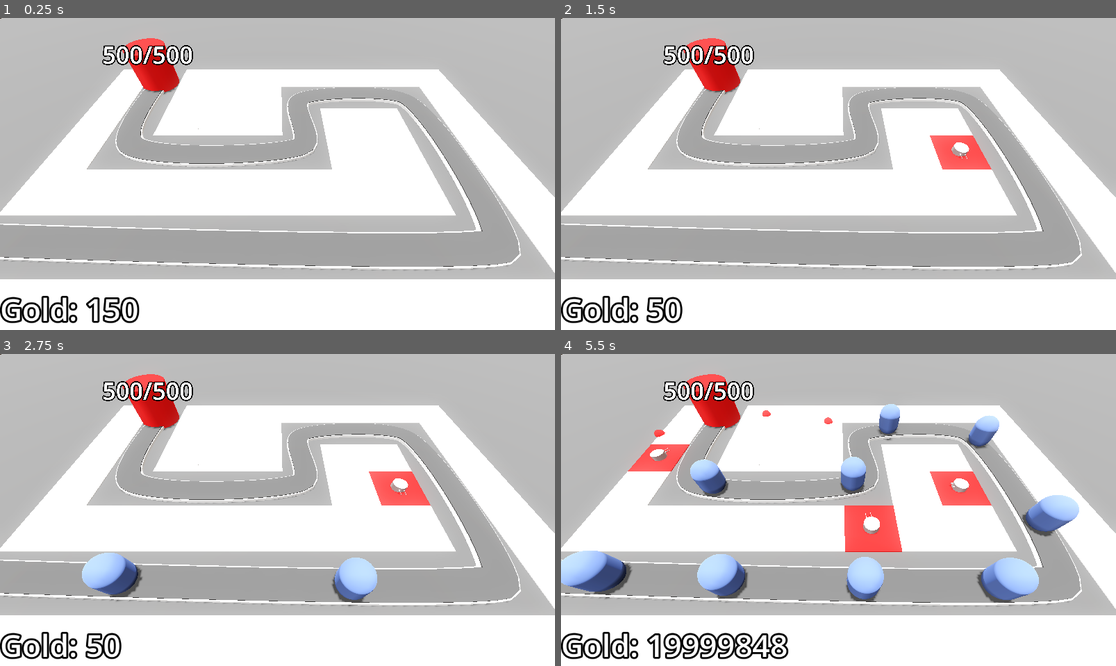
Above: before the commit, frames 1-4 (two rows, left to right).
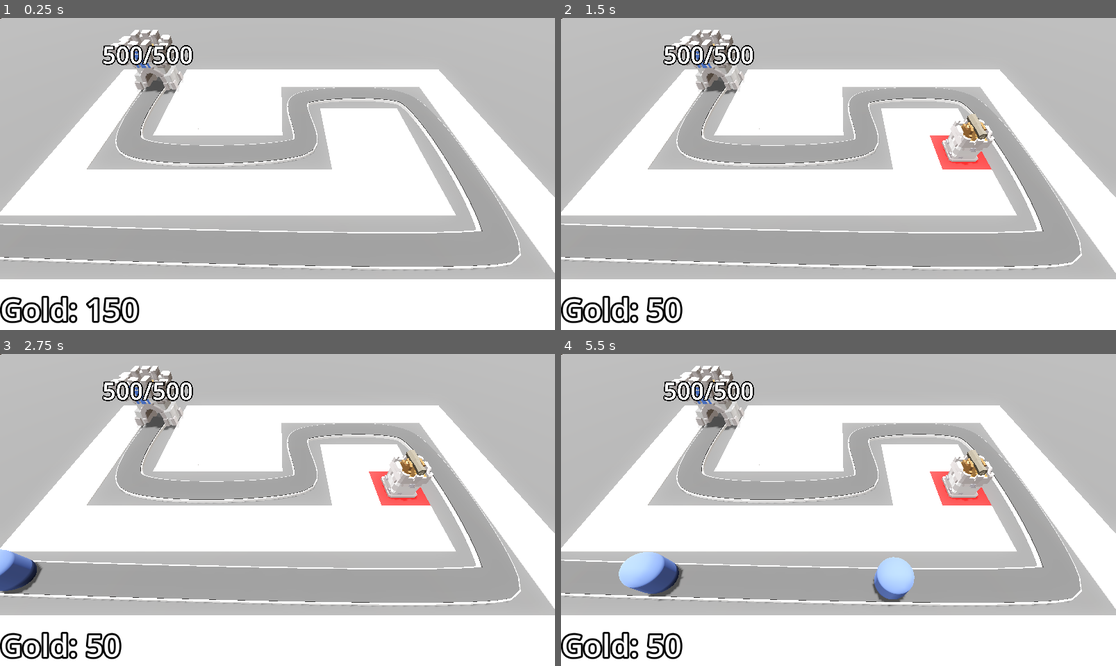
Above: after the commit, the same moments.

Repository: fbcs-jourdan/Barbarian-Blaster
Game: Godot game, scene res://base_level.tscn
Same seed, same stepped clock (60 frames per second), same inputs: the game is played once before the commit and once after it.
Inputs (mouse positions are in pixels of both pictures, inside the frame that each line leads up to):
- Up to frame 1 (0.25 s): no input
- Up to frame 2 (1.5 s): tap Enter at 0.5 s; move the mouse to (960, 158) at 0.52 s; click (960, 158) at 0.6 s; tap Space at 1.25 s; move the mouse to (727, 189) at 1.27 s; click (727, 189) at 1.35 s
- Up to frame 3 (2.75 s): tap Enter at 2 s; move the mouse to (333, 441) at 2.02 s; click (333, 441) at 2.1 s
- Up to frame 4 (5.5 s): move the mouse to (810, 572) at 2.77 s; click (810, 572) at 2.85 s; move the mouse to (1005, 556) at 3.52 s; click (1005, 556) at 3.6 s; move the mouse to (672, 463) at 4.27 s; click (672, 463) at 4.35 s; move the mouse to (866, 510) at 5.02 s; click (866, 510) at 5.1 s

The runs differ from the first frame. In frame 1, 1.2% of the frame differs, in the area x 19-34%, y 3-25%; in frame 2, 2.1%; in frame 3, 4.9%; in frame 4, 14%, in the area x 0-94%, y 3-98%.

Commit message:
add assets

Diff:
--- a/barbarian-blaster/Enemy/enemy.gd
+++ b/barbarian-blaster/Enemy/enemy.gd
@@ -25,7 +25,7 @@
 # Called when the node enters the scene tree for the first time.
 func _ready() -> void:
 	health = max_health
-	Engine.time_scale = 5
+	#Engine.time_scale = 5
 
 
 # Called every frame. 'delta' is the elapsed time since the previous frame.
--- a/barbarian-blaster/UI/victory_layer.tscn
+++ b/barbarian-blaster/UI/victory_layer.tscn
@@ -83,11 +83,13 @@
 
 [node name="HealthLabel" type="Label" parent="CenterContainer/Panel/VBoxContainer/LabelContainer" unique_id=1036833767]
 unique_name_in_owner = true
+visible = false
 layout_mode = 2
 text = "Health +1"
 
 [node name="GoldLabel" type="Label" parent="CenterContainer/Panel/VBoxContainer/LabelContainer" unique_id=225476010]
 unique_name_in_owner = true
+visible = false
 layout_mode = 2
 text = "money money money +1"
 
--- a/barbarian-blaster/base/base.tscn
+++ b/barbarian-blaster/base/base.tscn
@@ -1,6 +1,7 @@
 [gd_scene format=3 uid="uid://bjm3aimmxm1mh"]
 
 [ext_resource type="Script" uid="uid://det5rhtxkwbmr" path="res://base/base.gd" id="1_mftly"]
+[ext_resource type="PackedScene" uid="uid://cd5vfhgg032vc" path="res://assets/Meshes/Base.glb" id="2_m7viw"]
 
 [sub_resource type="StandardMaterial3D" id="StandardMaterial3D_3o4py"]
 albedo_color = Color(1, 0, 0, 1)
@@ -11,6 +12,7 @@
 
 [node name="CSGCylinder3D" type="CSGCylinder3D" parent="." unique_id=594152398]
 transform = Transform3D(1, 0, 0, 0, 1, 0, 0, 0, 1, 0, 2, 0)
+visible = false
 radius = 2.0
 height = 4.0
 sides = 32
@@ -23,3 +25,5 @@
 text = "5"
 font_size = 500
 outline_size = 100
+
+[node name="Base" parent="." unique_id=1938167195 instance=ExtResource("2_m7viw")]
--- a/barbarian-blaster/turret/turret.gd
+++ b/barbarian-blaster/turret/turret.gd
@@ -7,21 +7,23 @@
 var target : Node3D
 
 @onready var animation_player: AnimationPlayer = $AnimationPlayer
+@onready var turret_base: Node3D = $TurretBase
+@onready var cannon: Node3D = $TurretBase/TurretTop/Cannon
 
 
 #turn and look at an enemy
 func _physics_process(delta: float) -> void:
 	target = find_best_target()
 	if target != null:
-		look_at(target.global_position, Vector3.UP, true)
+		cannon.look_at(target.global_position, Vector3.UP, true)
 		animation_player.play("fire")
 
 func _on_timer_timeout() -> void:
 	if target != null:
 		var proj = projectile.instantiate()
 		add_child(proj)
-		proj.global_position = global_position
-		proj.direction = global_transform.basis.z
+		proj.global_position = cannon.global_position
+		proj.direction = cannon.global_transform.basis.z
 		animation_player.play("fire")
 
 func find_best_target() -> Enemy:
--- a/barbarian-blaster/turret/turret.tscn
+++ b/barbarian-blaster/turret/turret.tscn
@@ -1,39 +1,8 @@
-[gd_scene load_steps=9 format=3 uid="uid://cffd2m2hhbgm5"]
+[gd_scene format=3 uid="uid://cffd2m2hhbgm5"]
 
 [ext_resource type="Script" uid="uid://curhngalfe6xj" path="res://turret/turret.gd" id="1_vfthy"]
-
-[sub_resource type="CylinderMesh" id="CylinderMesh_pweg5"]
-height = 1.0
-
-[sub_resource type="CylinderMesh" id="CylinderMesh_vfthy"]
-top_radius = 0.6
-bottom_radius = 0.6
-height = 0.5
-
-[sub_resource type="CylinderMesh" id="CylinderMesh_2876l"]
-top_radius = 0.05
-bottom_radius = 0.05
-height = 0.75
-
-[sub_resource type="CylinderMesh" id="CylinderMesh_1p48p"]
-top_radius = 0.02
-bottom_radius = 0.02
-height = 0.4
-
-[sub_resource type="Animation" id="Animation_vfthy"]
-resource_name = "fire"
-tracks/0/type = "value"
-tracks/0/imported = false
-tracks/0/enabled = true
-tracks/0/path = NodePath("TurretBase/TurretTop:position")
-tracks/0/interp = 1
-tracks/0/loop_wrap = true
-tracks/0/keys = {
-"times": PackedFloat32Array(0, 0.3),
-"transitions": PackedFloat32Array(1, 1),
-"update": 0,
-"values": [Vector3(0, 0.3, -0.1), Vector3(0, 0.3, 0)]
-}
+[ext_resource type="PackedScene" uid="uid://cs1fyhn6gejig" path="res://assets/Meshes/Cannon.glb" id="2_1p48p"]
+[ext_resource type="PackedScene" uid="uid://cm8f5d0uni53n" path="res://assets/Meshes/TurretBase.glb" id="3_uqrhp"]
 
 [sub_resource type="Animation" id="Animation_2876l"]
 length = 0.001
@@ -50,48 +19,44 @@
 "values": [Vector3(0, 0.3, 0)]
 }
 
+[sub_resource type="Animation" id="Animation_vfthy"]
+resource_name = "fire"
+tracks/0/type = "value"
+tracks/0/imported = false
+tracks/0/enabled = true
+tracks/0/path = NodePath("TurretBase/TurretTop:position")
+tracks/0/interp = 1
+tracks/0/loop_wrap = true
+tracks/0/keys = {
+"times": PackedFloat32Array(0, 0.3),
+"transitions": PackedFloat32Array(1, 1),
+"update": 0,
+"values": [Vector3(0, 0.3, -0.6), Vector3(0, 0.3, 0)]
+}
+
 [sub_resource type="AnimationLibrary" id="AnimationLibrary_1p48p"]
 _data = {
 &"RESET": SubResource("Animation_2876l"),
 &"fire": SubResource("Animation_vfthy")
 }
 
-[node name="Turret" type="Node3D"]
+[node name="Turret" type="Node3D" unique_id=235956623]
 script = ExtResource("1_vfthy")
 
-[node name="TurretBase" type="MeshInstance3D" parent="."]
-mesh = SubResource("CylinderMesh_pweg5")
+[node name="TurretBase" type="Node3D" parent="." unique_id=20467555]
 
-[node name="TurretTop" type="MeshInstance3D" parent="TurretBase"]
+[node name="TurretTop" type="Node3D" parent="TurretBase" unique_id=2013356266]
 transform = Transform3D(1, 0, 0, 0, 1, 0, 0, 0, 1, 0, 0.3, 0)
-mesh = SubResource("CylinderMesh_vfthy")
 
-[node name="TurretBarrelRight" type="MeshInstance3D" parent="TurretBase/TurretTop"]
-transform = Transform3D(1, 0, 0, 0, -4.371139e-08, -1, 0, 1, -4.371139e-08, -0.19746491, 0.028435946, 0.35391414)
-mesh = SubResource("CylinderMesh_2876l")
-skeleton = NodePath("../..")
+[node name="Cannon" parent="TurretBase/TurretTop" unique_id=140791320 instance=ExtResource("2_1p48p")]
+transform = Transform3D(1, 0, 0, 0, 1, 0, 0, 0, 1, 0, 1.7781491, 0)
 
-[node name="TurretBarrelLeft" type="MeshInstance3D" parent="TurretBase/TurretTop"]
-transform = Transform3D(1, 0, 0, 0, -5.9604645e-08, -1, 0, 1, -5.9604645e-08, 0.19701788, 0.027999997, 0.34376067)
-mesh = SubResource("CylinderMesh_2876l")
-skeleton = NodePath("../..")
-
-[node name="TurretTubeRight" type="MeshInstance3D" parent="TurretBase/TurretTop"]
-transform = Transform3D(1, 0, 0, 0, -4.371139e-08, -1, 0, 1, -4.371139e-08, -0.19746491, 0.028435946, 0.8949795)
-mesh = SubResource("CylinderMesh_1p48p")
-skeleton = NodePath("../..")
-
-[node name="TurretTubeLeft" type="MeshInstance3D" parent="TurretBase/TurretTop"]
-transform = Transform3D(1, 0, 0, 0, -4.371139e-08, -1, 0, 1, -4.371139e-08, 0.20028591, 0.028435946, 0.8949795)
-mesh = SubResource("CylinderMesh_1p48p")
-skeleton = NodePath("../..")
-
-[node name="Timer" type="Timer" parent="."]
+[node name="Timer" type="Timer" parent="." unique_id=1439381473]
 autostart = true
 
-[node name="AnimationPlayer" type="AnimationPlayer" parent="."]
-libraries = {
-&"": SubResource("AnimationLibrary_1p48p")
-}
+[node name="AnimationPlayer" type="AnimationPlayer" parent="." unique_id=1602236786]
+libraries/ = SubResource("AnimationLibrary_1p48p")
+
+[node name="TurretBase2" parent="." unique_id=1480211457 instance=ExtResource("3_uqrhp")]
 
 [connection signal="timeout" from="Timer" to="." method="_on_timer_timeout"]
Binary file added: barbarian-blaster/assets/Meshes/Base.glb
Not shown, added: barbarian-blaster/assets/Meshes/Base.glb.import
Binary file added: barbarian-blaster/assets/Meshes/Base_Castle-metallic.png-Castle-roughness.png
Not shown, added: barbarian-blaster/assets/Meshes/Base_Castle-metallic.png-Castle-roughness.png.import
Binary file added: barbarian-blaster/assets/Meshes/Base_castle-colour-palette.png
Not shown, added: barbarian-blaster/assets/Meshes/Base_castle-colour-palette.png.import
Binary file added: barbarian-blaster/assets/Meshes/Cannon.glb
Not shown, added: barbarian-blaster/assets/Meshes/Cannon.glb.import
Binary file added: barbarian-blaster/assets/Meshes/Cannon_Castle-metallic.png-Castle-roughness.png
Not shown, added: barbarian-blaster/assets/Meshes/Cannon_Castle-metallic.png-Castle-roughness.png.import
Binary file added: barbarian-blaster/assets/Meshes/Cannon_castle-colour-palette.png
Not shown, added: barbarian-blaster/assets/Meshes/Cannon_castle-colour-palette.png.import
(and 18 more such lines)
